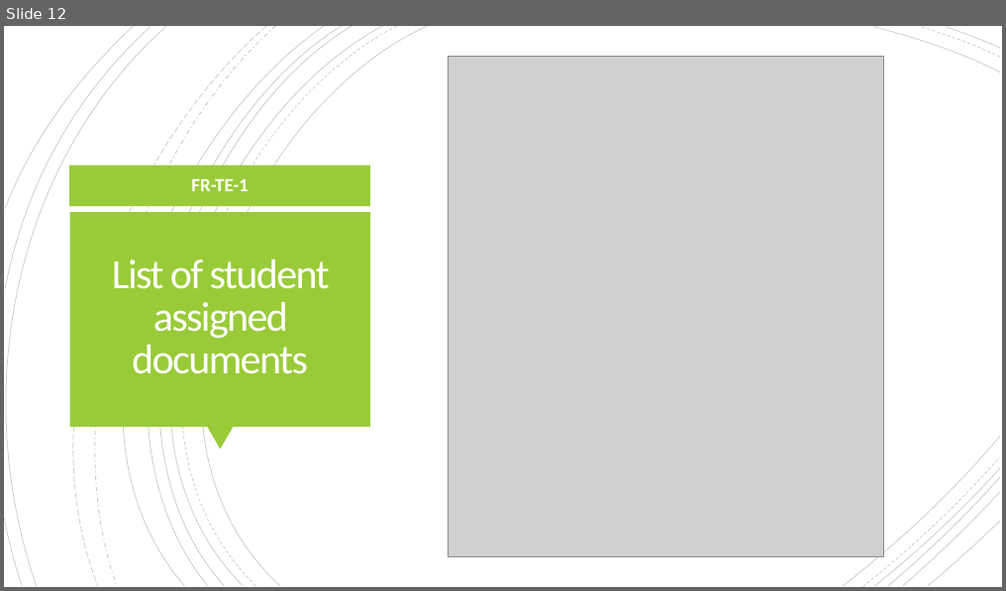
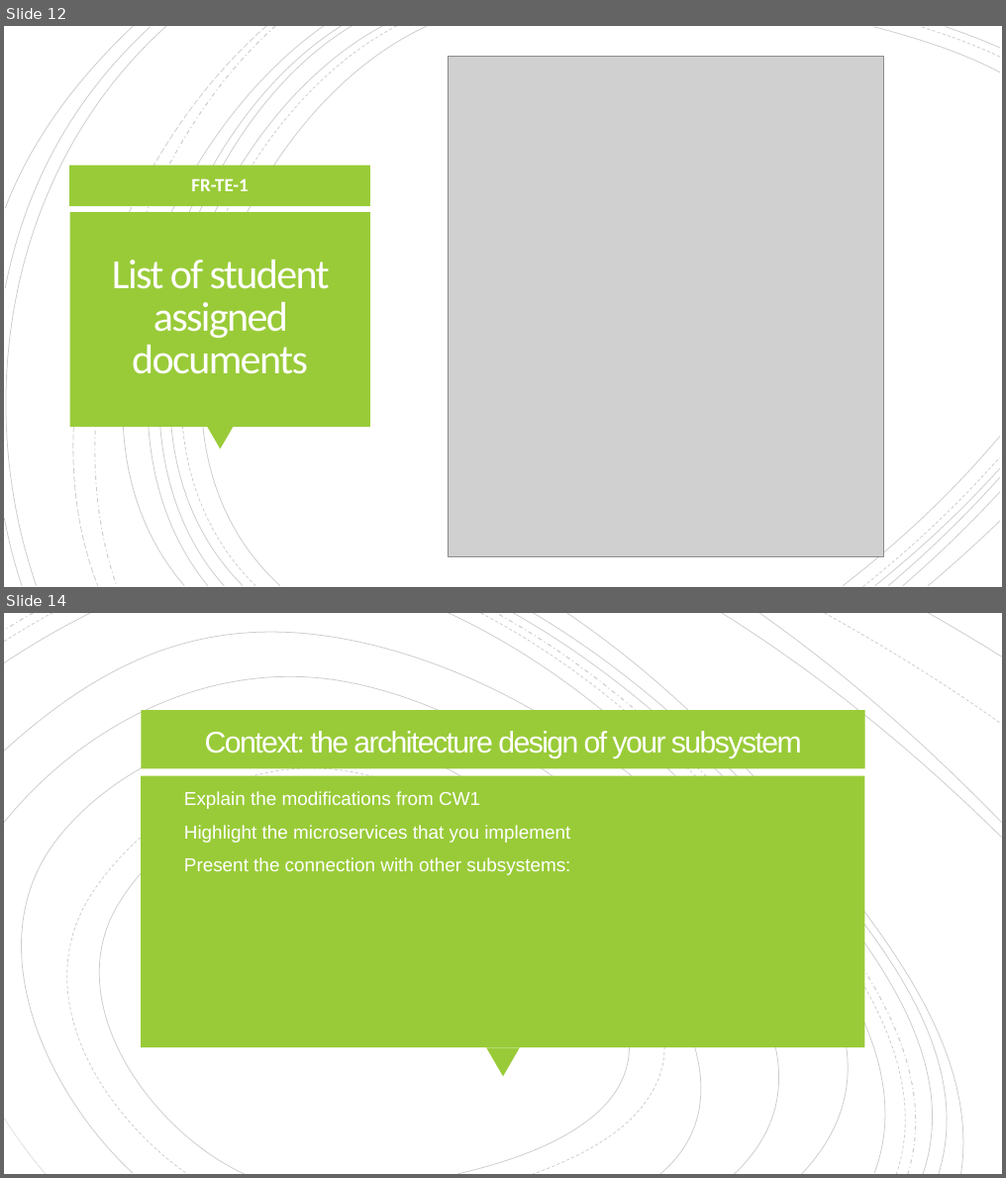
Before and after one commit to GiannaGD/FASTAPI-MONGO-TEACHER-MODULE, a slide deck: simran_presentation/COMP7033 Coursework.pptx. Shown one above the other, each under a label of ours: slide 12 before the commit, slides 12 and 14 after it; the slides between them are not shown. The pictures are 1006x591 and 1006x1178 pixels, drawn with LibreOffice and Linux fonts; fonts in the diff are those of the drawing; grey boxes stand for pictures. Boxes give left, top, right and bottom in pixels: in the first picture for what was removed or moved away, otherwise in the second. Text is boxed around its words. In the diff, an @@ line names an element or a change of style, - is before the commit and + after.

```diff
--- a/simran_presentation/COMP7033 Coursework.pptx
+++ b/simran_presentation/COMP7033 Coursework.pptx
@@ slide 14 added at (x1=4, y1=613, x2=1002, y2=1174), background #FFFFFF @@
@@ group added at (x1=4, y1=613, x2=1002, y2=1174): 19 freeform shapes @@
@@ rectangle added at (x1=141, y1=710, x2=865, y2=768), fill #99CB38 @@
@@ title added at (x1=205, y1=731, x2=802, y2=759), 28.8 pt, text #FFFEFF @@
+Context: the architecture design of your subsystem
@@ rectangle added at (x1=141, y1=776, x2=865, y2=1048), fill #99CB38 @@
@@ subtitle added at (x1=184, y1=791, x2=570, y2=875), 18 pt, text #FFFEFF @@
+▪ Explain the modifications from CW1
+▪ Highlight the microservices that you implement
+▪ Present the connection with other subsystems:
@@ triangle added at (x1=486, y1=1048, x2=520, y2=1076), fill #99CB38 @@
```
Also in this commit, not shown: 1 slide changed, 9 other slides added, 2 other files.
